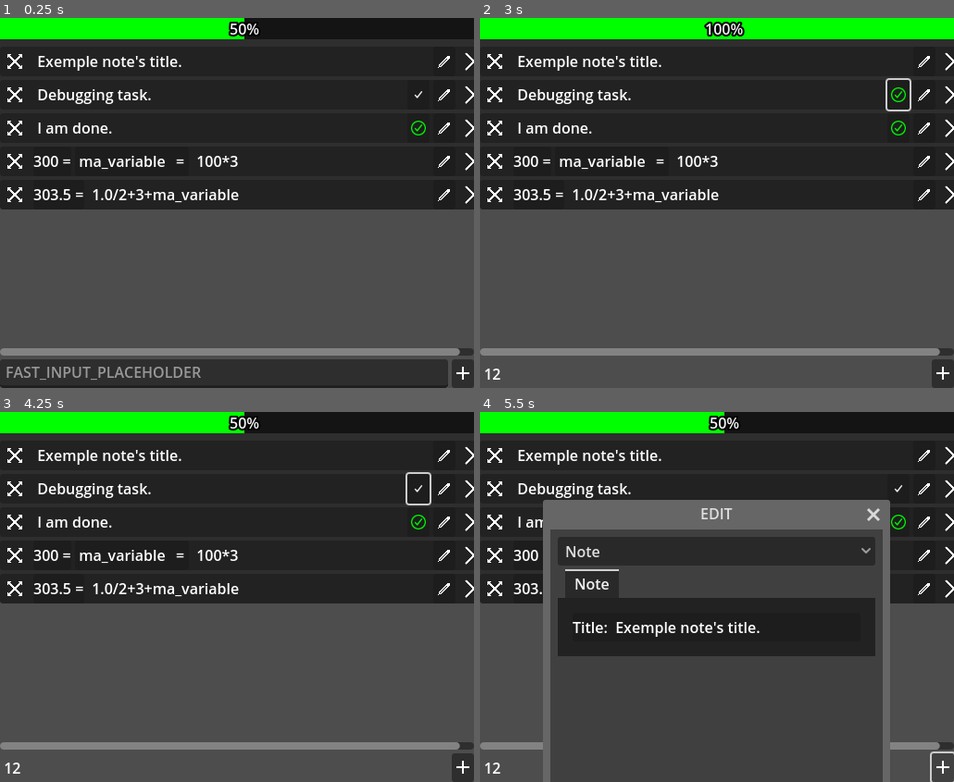
Above: before the commit, frames 1-4 (two rows, left to right).
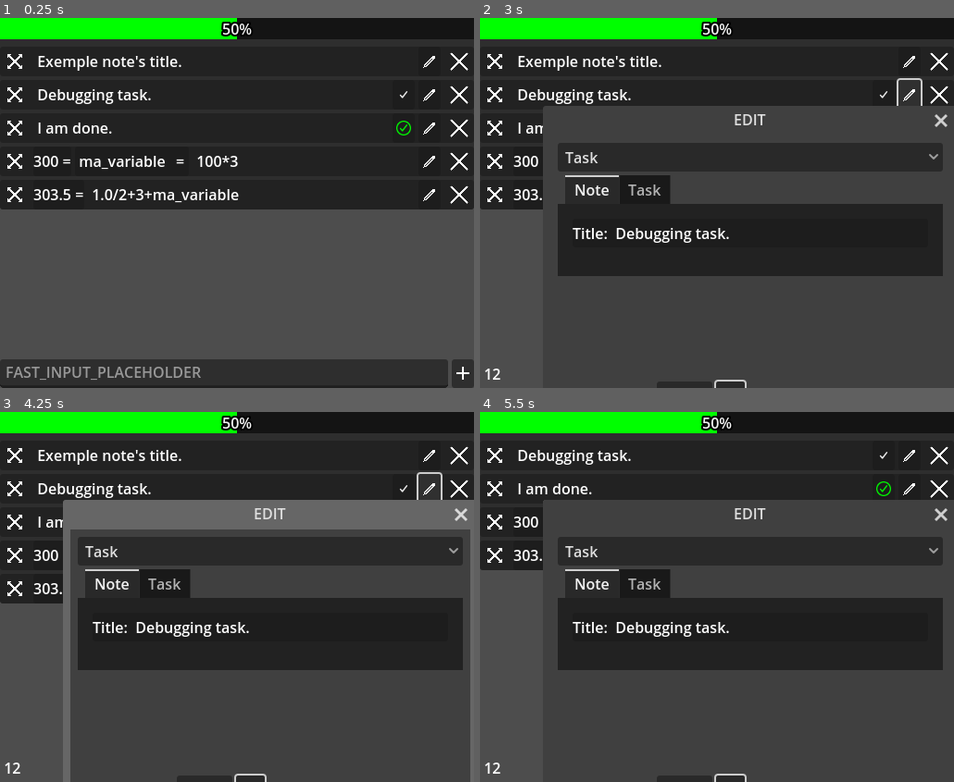
Above: after the commit, the same moments.

Repository: xorblo-doitus/Bloc-notes-plus-plus
Game: Godot game, scene res://src/app/main.tscn
Two runs of this game, one before a commit and one after it. Both use one fixed random seed, a clock stepped at 60 frames per second and the inputs below. The engine's default icon, where the game draws it, is replaced by a stand-in: a white triangle on a blue panel in a dark square.
Inputs (mouse positions are in pixels of both pictures, inside the frame that each line leads up to):
- Up to frame 1 (0.25 s): no input
- Up to frame 2 (3 s): click (702, 373) at 0.52 s; type "12" at 0.6 s; click (494, 62) at 1.27 s; click (494, 62) at 2.02 s; click (897, 95) at 2.77 s
- Up to frame 3 (4.25 s): click (417, 489) at 3.52 s
- Up to frame 4 (5.5 s): click (925, 456) at 4.27 s; click (944, 767) at 5 s

The runs differ from the first frame. In frame 1, 3.0% of the frame differs, in the area x 0-100%, y 0-92%; in frame 2, 35%, in the area x 0-100%, y 0-100%; in frame 3, 34%; in frame 4, 20%.

Commit message:
Implemented type switching

Diff:
--- a/src/gui/displaying_notes/note_display/note_display.gd
+++ b/src/gui/displaying_notes/note_display/note_display.gd
@@ -4,6 +4,9 @@
 
 ## Emitted when delete button is pressed, etc...
 signal request_remove()
+
+## Emitted when note's type is changed when editing the note.
+signal type_changed(new_note: Note)
 
 
 ## The child index at wich widget with [member Widget.before] = [code]true[/code]
@@ -42,6 +45,9 @@
 	if not is_node_ready():
 		ready.connect(display.bind(note), CONNECT_ONE_SHOT)
 		return
+
+	if _displaying:
+		undisplay()
 
 	_displaying = note
 
@@ -125,8 +131,10 @@
 
 
 func _on_edition_confirmed(gui: BuilderGUI) -> void:
-	gui.builder.apply_to_existing(_displaying)
+	var note_with_new_type: Note = gui.builder.apply_to_existing(_displaying)
 	Connection.destroy_all(_edit_connections)
+	if note_with_new_type != _displaying:
+		type_changed.emit(note_with_new_type)
 
 
 func _on_edition_canceled() -> void:
--- a/src/gui/displaying_notes/note_display/note_display.tscn
+++ b/src/gui/displaying_notes/note_display/note_display.tscn
@@ -30,7 +30,7 @@
 
 [node name="Title" parent="Widgets" instance=ExtResource("1_dbt0l")]
 unique_name_in_owner = true
-custom_minimum_size = Vector2(256, 0)
+custom_minimum_size = Vector2(128, 0)
 layout_mode = 2
 size_flags_horizontal = 3
 size_flags_vertical = 4
--- a/src/gui/displaying_notes/note_list_display.gd
+++ b/src/gui/displaying_notes/note_list_display.gd
@@ -141,6 +141,7 @@
 		_note_display_setup.call_deferred(note_display)
 		return
 	note_display.request_remove.connect(remove.bind(note_display))
+	note_display.type_changed.connect(replace.bind(note_display))
 	note_display.grip_component.element_dropped.connect(handle_drop.bind(note_display))
 	note_display.grip_component.left.connect(remove.bind(note_display))
 
@@ -160,6 +161,11 @@
 	note_list.notes.erase(note_display._displaying)
 
 
+func replace(new_note: Note, note_display: NoteDisplay) -> void:
+	print(_note_displays.find(note_display))
+	note_list.notes[_note_displays.find(note_display)] = new_note
+
+
 func _is_equal(other: Variant) -> bool:
 	if other is NoteListDisplay:
 		return note_list._is_equal(other.note_list)
